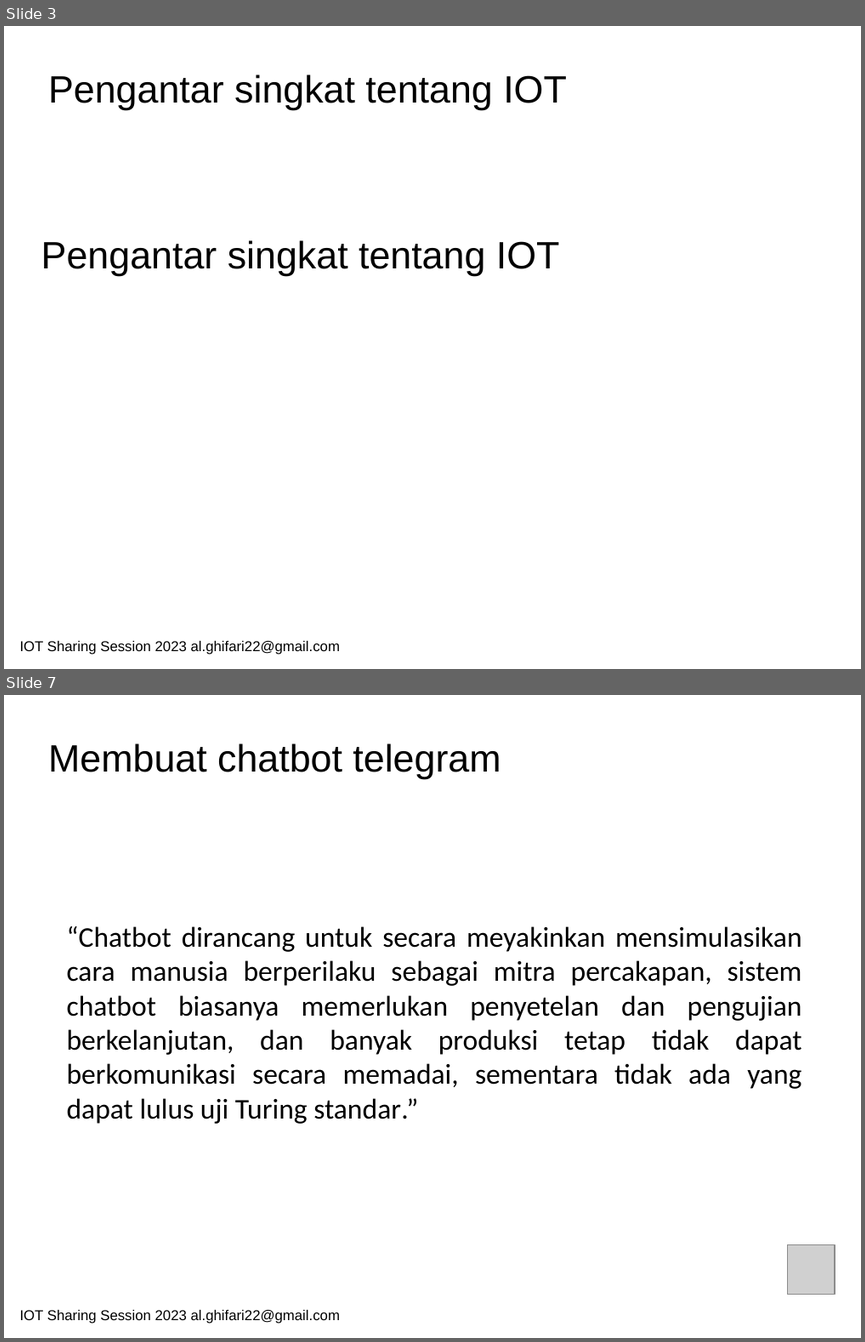
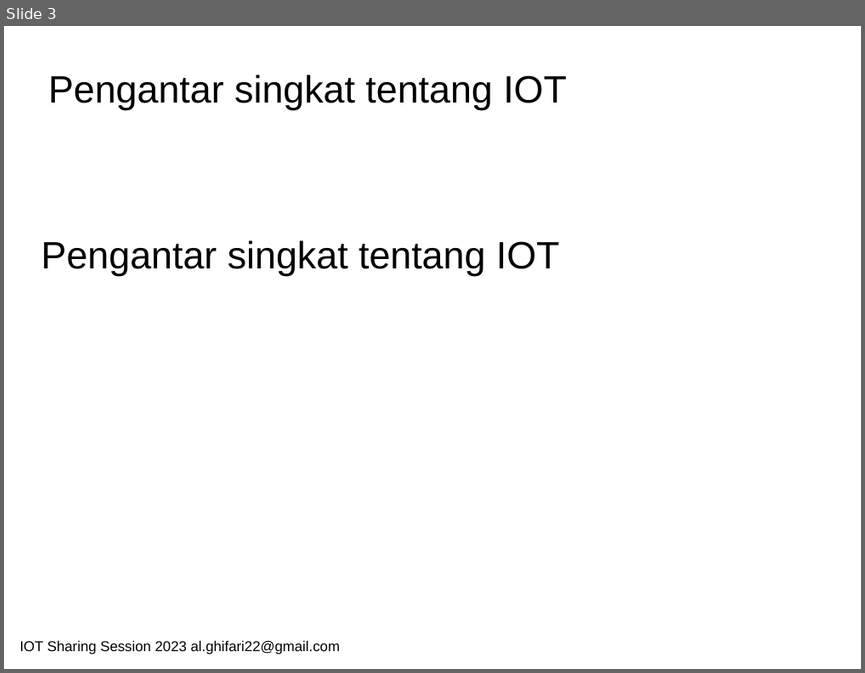
Before and after one commit to bangjii/IOT-Sharing-Telegram-Chatbot, a slide deck: IOT Sharing Session 2023 - Hudzaifah.pptx. Shown one above the other, each under a label of ours: slides 3 and 7 before the commit, slide 3 after it; the slides between them are not shown. The pictures are 865x1342 and 865x673 pixels, drawn with LibreOffice and Linux fonts; fonts in the diff are those of the drawing; grey boxes stand for pictures. Boxes give left, top, right and bottom in pixels: in the first picture for what was removed or moved away, otherwise in the second. Text is boxed around its words. In the diff, an @@ line names an element or a change of style, - is before the commit and + after.

```diff
--- a/IOT Sharing Session 2023 - Hudzaifah.pptx
+++ b/IOT Sharing Session 2023 - Hudzaifah.pptx
@@ slide 7 removed at box(4, 695, 861, 1338), background #FFFFFF @@
@@ text removed at box(48, 743, 500, 779) @@
-Membuat chatbot telegram
@@ text removed at box(67, 926, 802, 1123) @@
-“Chatbot dirancang untuk secara meyakinkan mensimulasikan cara manusia berperilaku sebagai mitra percakapan, sistem chatbot biasanya memerlukan penyetelan dan pengujian berkelanjutan, dan banyak produksi tetap tidak dapat berkomunikasi secara memadai, sementara tidak ada yang dapat lulus uji Turing standar.”
@@ picture removed at box(787, 1245, 834, 1294) @@
@@ text removed at box(20, 1310, 340, 1323) @@
-IOT Sharing Session 2023 al.ghifari22@gmail.com
```
Also in this commit, not shown: 4 slides changed, 10 slides added.
